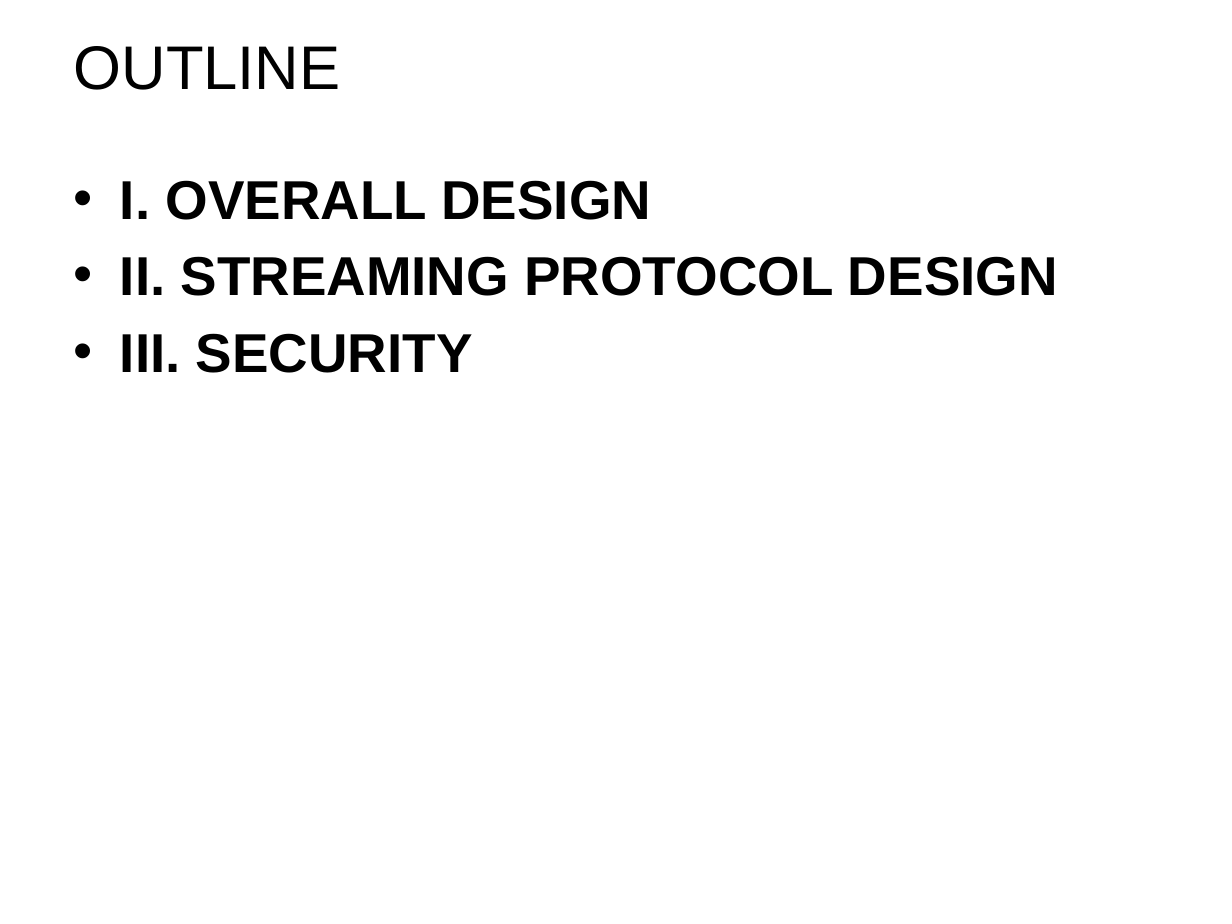
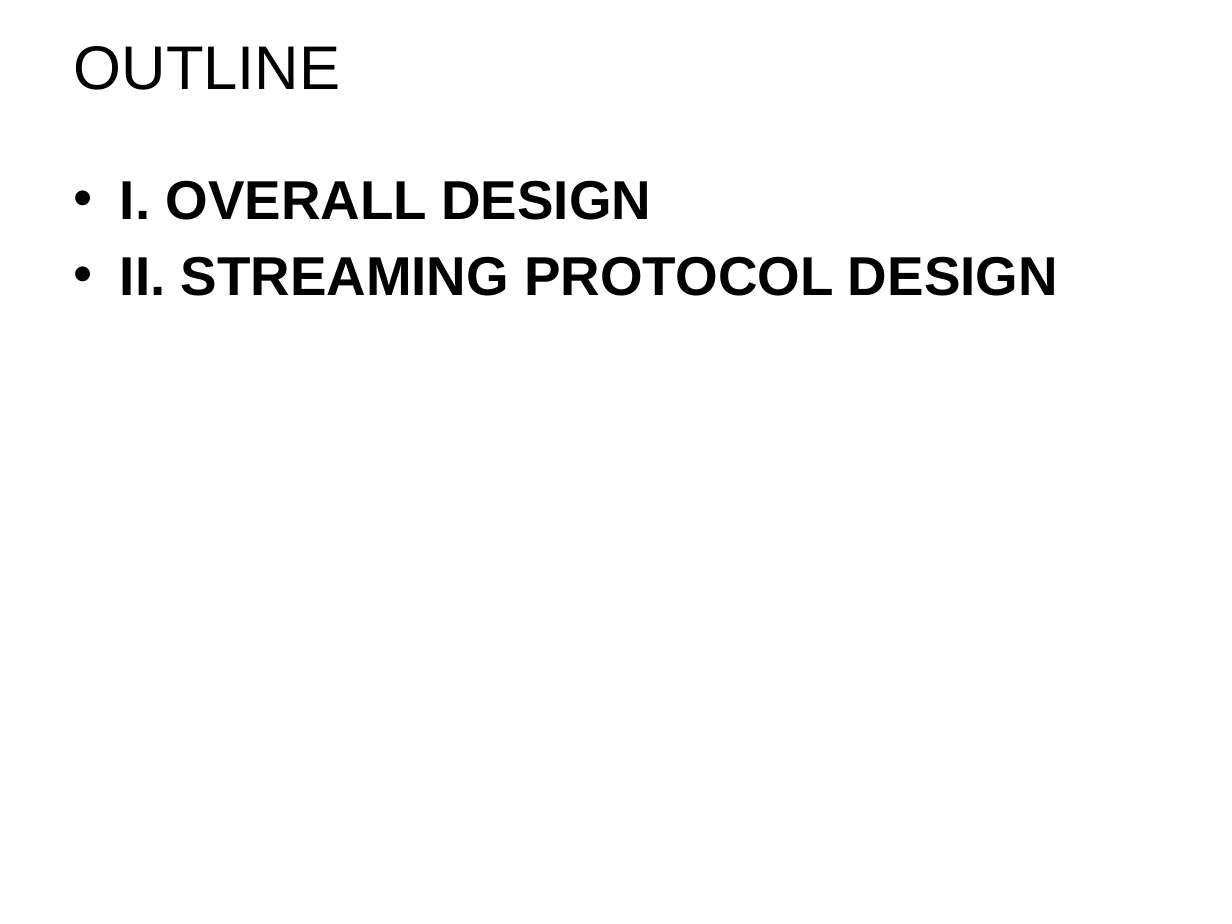
Before and after one commit to vietanhdev/gict-meeting, a slide deck: slide 3 of docs/VideoConf-v2.pptx. Drawn at 1232x924 pixels with LibreOffice and Linux fonts; fonts in the diff are those of the drawing; background and template pictures are left out. Boxes give left, top, right and bottom in pixels: in the first picture for what was removed or moved away, otherwise in the second. Text is boxed around its words. In the diff, an @@ line names an element or a change of style, - is before the commit and + after.

```diff
--- a/docs/VideoConf-v2.pptx
+++ b/docs/VideoConf-v2.pptx
@@ text at [120, 333, 473, 373]: paragraph removed @@
-• III. SECURITY
```
Also in this commit, not shown: 4 other slides changed, 10 slides removed.
